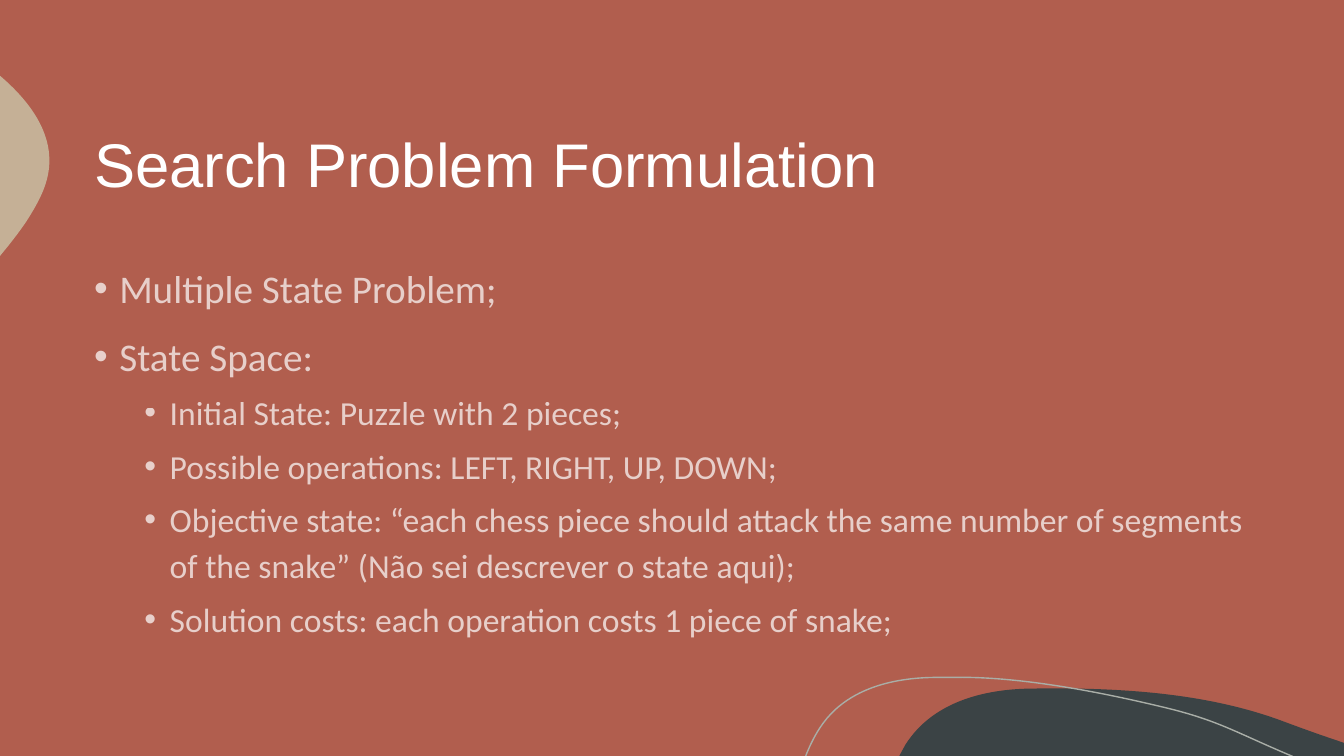
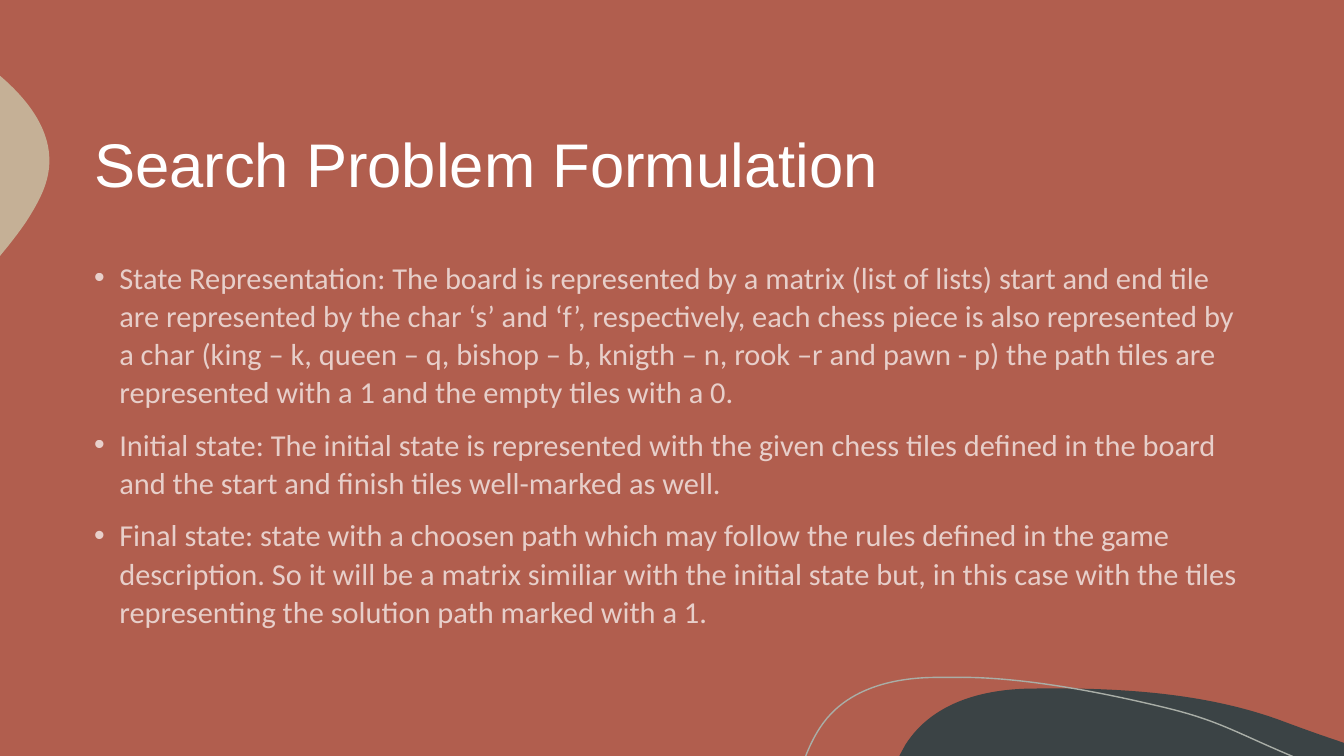
Before and after one commit to itsdomsantos/IART-2022, a slide deck: slide 4 of Chess Snake Puzzles – 2022 IA Project.pptx. Drawn at 1344x756 pixels with LibreOffice and Linux fonts; fonts in the diff are those of the drawing. Boxes give left, top, right and bottom in pixels: in the first picture for what was removed or moved away, otherwise in the second. Text is boxed around its words. In the diff, an @@ line names an element or a change of style, - is before the commit and + after.

```diff
--- a/Chess Snake Puzzles – 2022 IA Project.pptx
+++ b/Chess Snake Puzzles – 2022 IA Project.pptx
@@ text at (x1=119, y1=267, x2=1236, y2=628): text changed; size 24 to 21.7 pt @@
-• Multiple State Problem;
-• State Space:
-  • Initial State: Puzzle with 2 pieces;
-  • Possible operations: LEFT, RIGHT, UP, DOWN;
-  • Objective state: “each chess piece should attack the same number of segments of the snake” (Não sei descrever o state aqui);
-  • Solution costs: each operation costs 1 piece of snake;
+• State Representation: The board is represented by a matrix (list of lists) start and end tile are represented by the char ‘s’ and ‘f’, respectively, each chess piece is also represented by a char (king – k, queen – q, bishop – b, knigth – n, rook –r and pawn - p) the path tiles are represented with a 1 and the empty tiles with a 0.
+• Initial state: The initial state is represented with the given chess tiles defined in the board and the start and finish tiles well-marked as well.
+• Final state: state with a choosen path which may follow the rules defined in the game description. So it will be a matrix similiar with the initial state but, in this case with the tiles representing the solution path marked with a 1.
```
Also in this commit, not shown: 3 other slides changed, 1 slide added.
